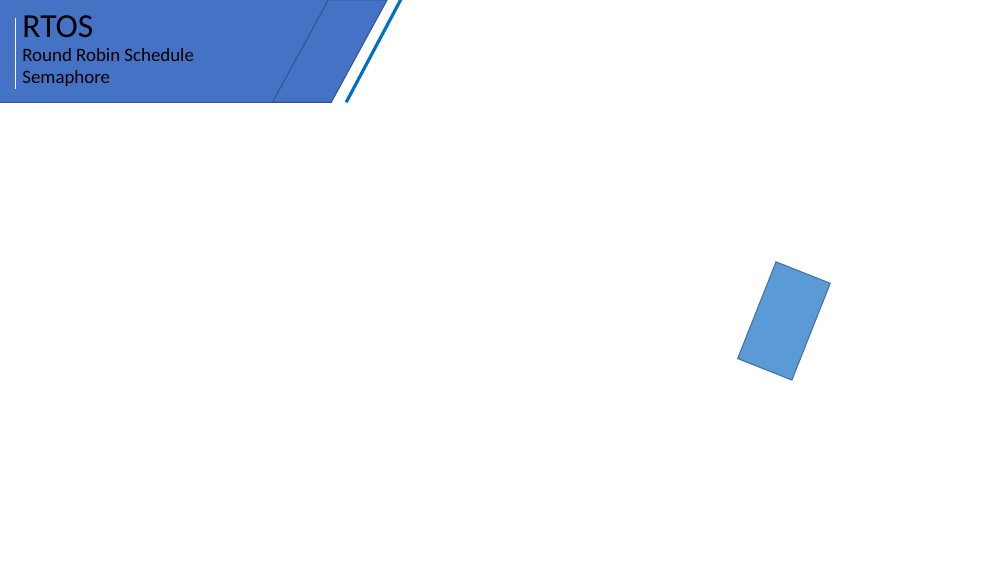
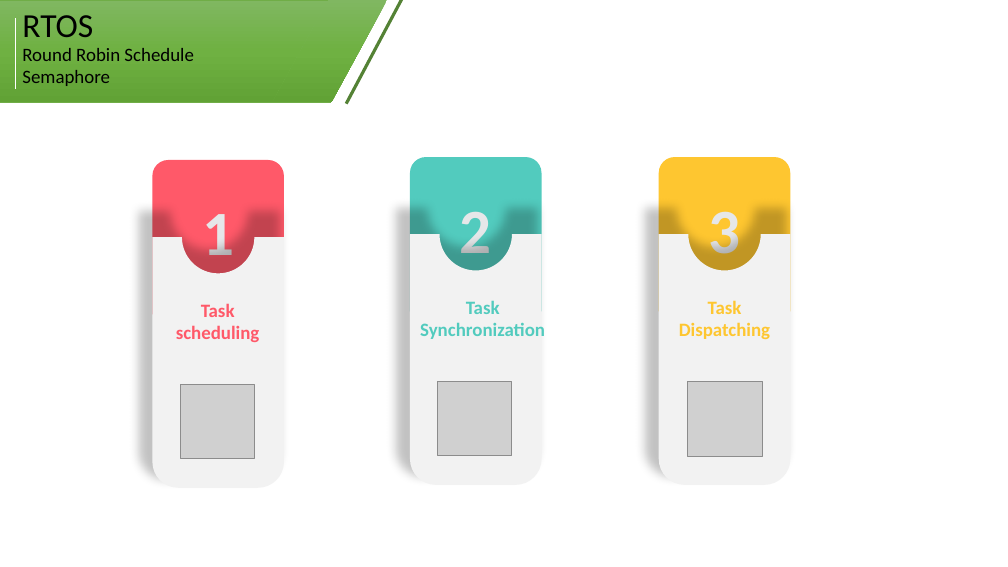
Before and after one commit to wathui99/FPT_Lab, a slide deck: slide 4 of Document/Bản trình bày1.pptx (slide 5 before the commit). Drawn at 1008x567 pixels with LibreOffice and Linux fonts; fonts in the diff are those of the drawing; grey boxes stand for pictures. Boxes give left, top, right and bottom in pixels: in the first picture for what was removed or moved away, otherwise in the second. Text is boxed around its words. In the diff, an @@ line names an element or a change of style, - is before the commit and + after.

```diff
--- a/Document/Bản trình bày1.pptx
+++ b/Document/Bản trình bày1.pptx
@@ rectangle at [0,0,330,102]: fill #4472C4 to gradient #81B861 to #6FB242 to #62A336; outline #325491 1 pt to #70AD47 0.5 pt @@
@@ parallelogram at [273,0,388,102]: fill #4472C4 to gradient #81B861 to #6FB242 to #62A336; outline #325491 1 pt to none @@
@@ line (415, 0) - (346, 104): stroke #0070C0 3 pt to #548235 3 pt @@
@@ round same rect added at [153,160,284,315], fill #FF5969 @@
@@ round same rect added at [410,157,541,312], fill #52CBBE @@
@@ round same rect added at [659,157,790,312], fill #FEC630 @@
@@ freeform shape added at [153,237,284,488], fill #F2F2F2 @@
@@ text added at [202,214,234,271], 60 pt, text #E6E7E9, bold @@
+1
@@ freeform shape added at [410,234,541,485], fill #F2F2F2 @@
@@ text added at [460,211,492,268], 60 pt, text #E6E7E9, bold @@
+2
@@ freeform shape added at [659,234,790,485], fill #F2F2F2 @@
@@ text added at [709,211,741,268], 60 pt, text #E6E7E9, bold @@
+3
@@ rectangle removed at [738,262,830,380] @@
@@ text added at [176,303,260,342], 18 pt, text #FF5969, bold @@
+Task scheduling
@@ text added at [420,300,545,339], 18 pt, text #52CBBE, bold @@
+Task Synchronization
@@ text added at [679,300,770,339], 18 pt, text #FEC630, bold @@
+Task Dispatching
@@ picture added at [180,384,254,458] @@
@@ picture added at [438,381,512,455] @@
@@ picture added at [687,381,762,456] @@
```
Also in this commit, not shown: 15 other slides changed, 4 slides added, 4 slides removed.
